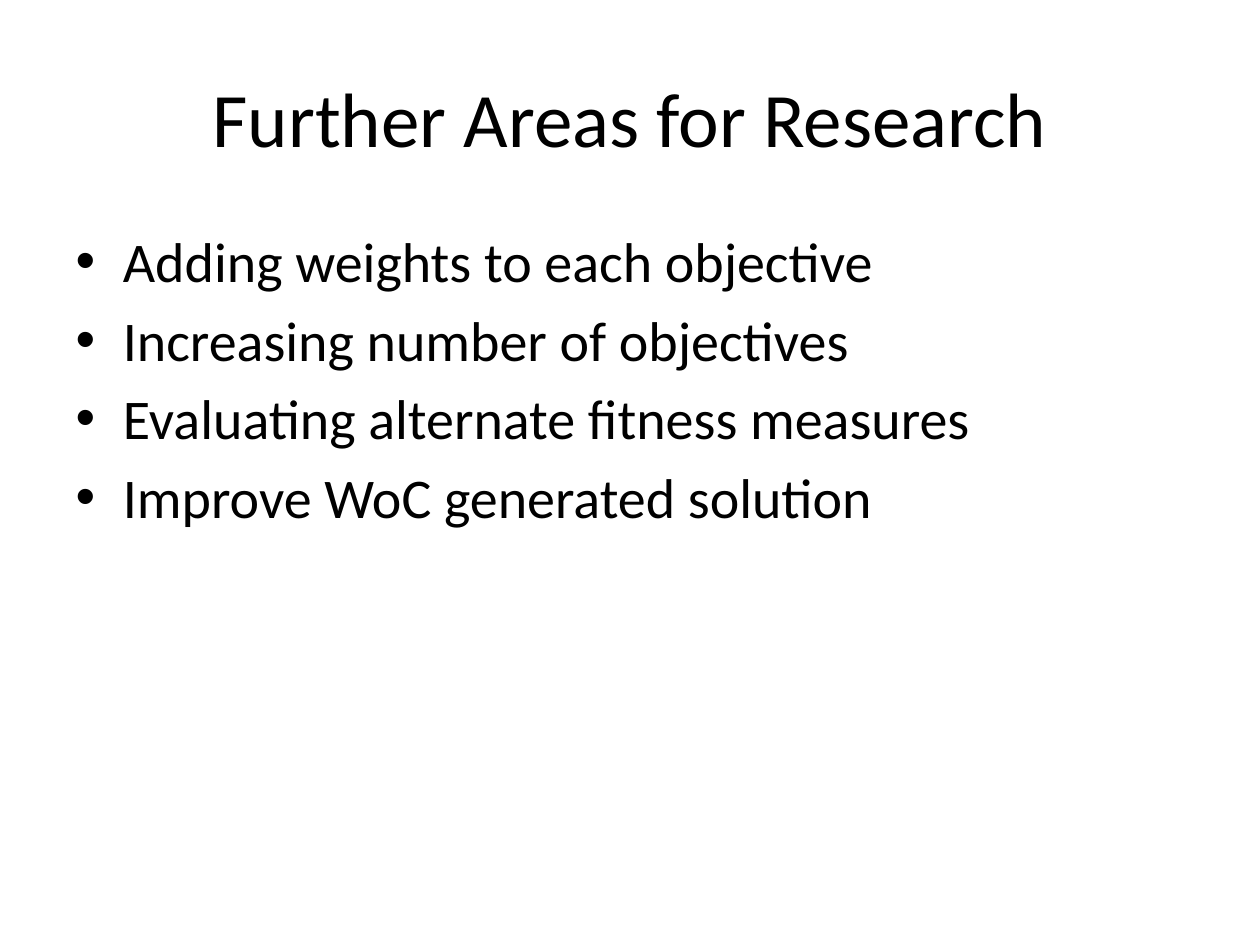
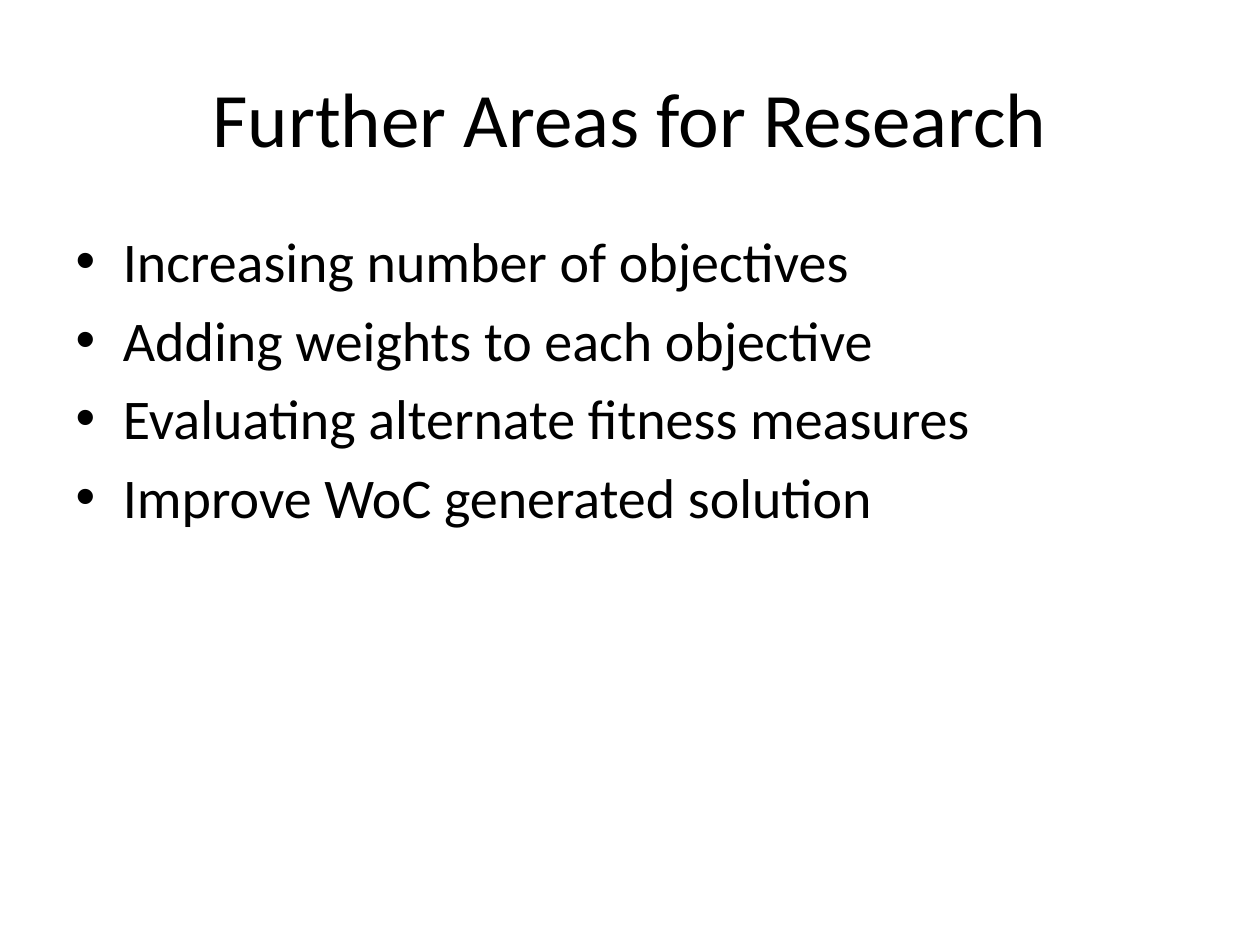
Before and after one commit to proj6-knapsack/knapsack, a slide deck: slide 17 of docs/knapsack_presentation.pptx. Drawn at 1260x945 pixels with LibreOffice and Linux fonts; fonts in the diff are those of the drawing. Boxes give left, top, right and bottom in pixels: in the first picture for what was removed or moved away, otherwise in the second. Text is boxed around its words. In the diff, an @@ line names an element or a change of style, - is before the commit and + after.

Commit message:
switched some bullet points in "further areas"

```diff
--- a/docs/knapsack_presentation.pptx
+++ b/docs/knapsack_presentation.pptx
@@ text at <box>123,243,849,292</box>: paragraph added @@
+• Increasing number of objectives
@@ text at <box>123,322,849,371</box>: paragraph removed @@
-• Increasing number of objectives
```
